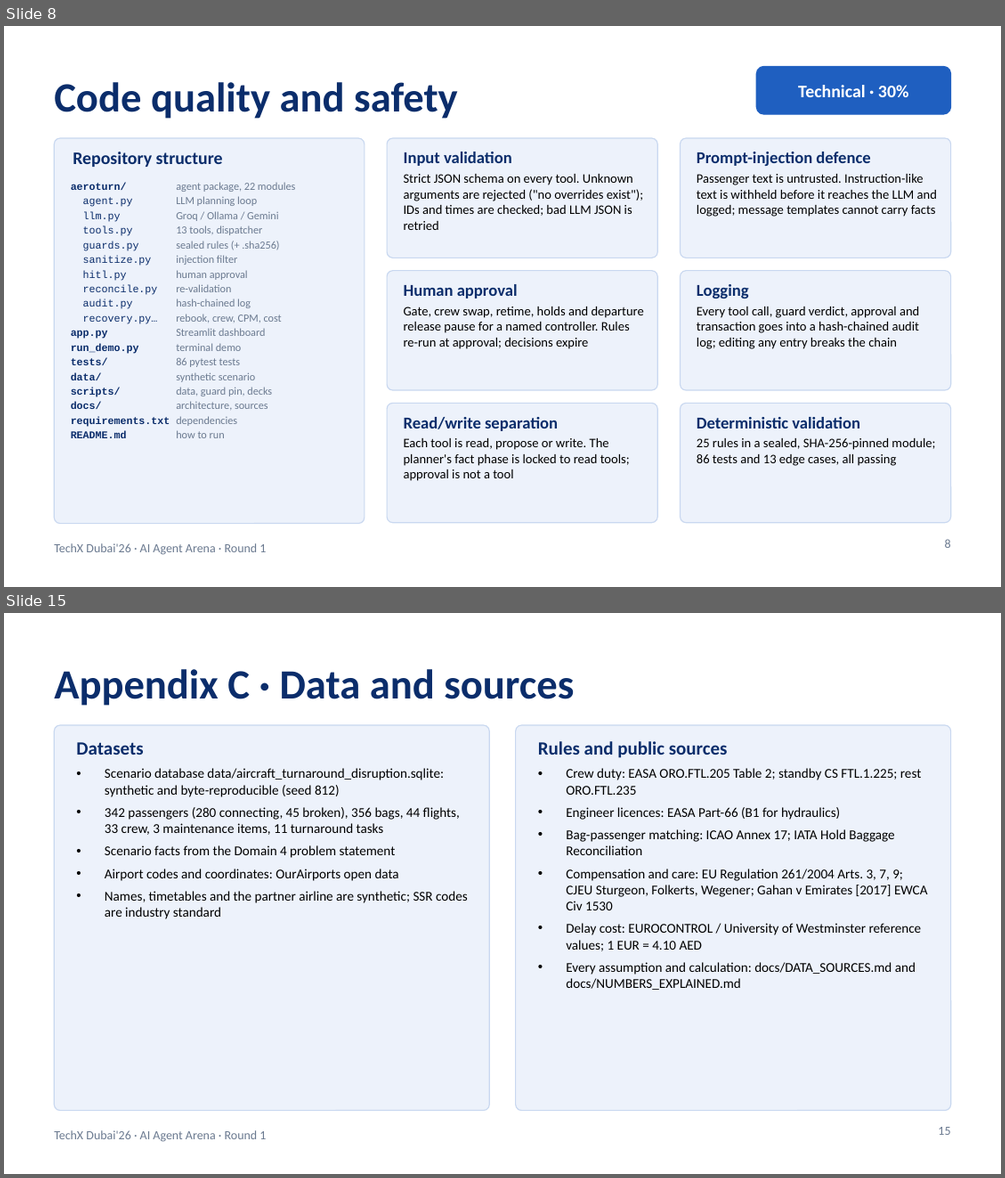
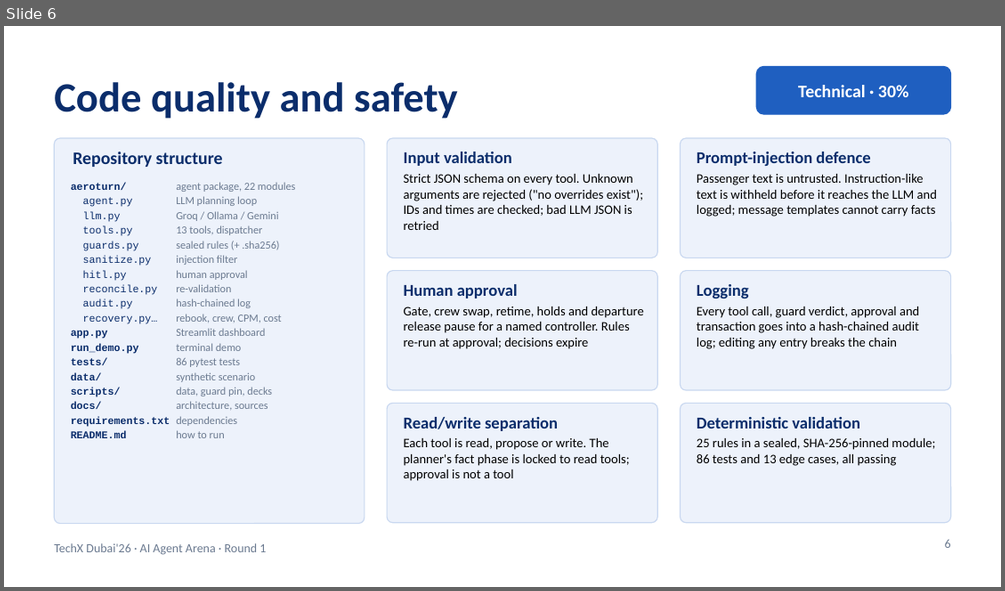
Before and after one commit to RithikhC/EagleX, a slide deck: docs/EagleX_Round1_Submission.pptx. Shown one above the other, each under a label of ours: slides 8 and 15 before the commit, slide 6 after it; the slides between them are not shown. The pictures are 1005x1178 and 1005x591 pixels, drawn with LibreOffice and Linux fonts; fonts in the diff are those of the drawing. Boxes give left, top, right and bottom in pixels: in the first picture for what was removed or moved away, otherwise in the second. Text is boxed around its words. In the diff, an @@ line names an element or a change of style, - is before the commit and + after.

```diff
--- a/docs/EagleX_Round1_Submission.pptx
+++ b/docs/EagleX_Round1_Submission.pptx
@@ slide 15 removed at (x1=4, y1=613, x2=1001, y2=1174), background #FFFFFF; not listed: 1 template element that a slide beside it also shows @@
@@ title removed at (x1=54, y1=669, x2=574, y2=706) @@
-Appendix C · Data and sources
@@ rounded rectangle removed at (x1=54, y1=725, x2=489, y2=1111) @@
@@ text removed at (x1=76, y1=742, x2=468, y2=919) @@
-Datasets
-• Scenario database data/aircraft_turnaround_disruption.sqlite: synthetic and byte-reproducible (seed 812)
-• 342 passengers (280 connecting, 45 broken), 356 bags, 44 flights, 33 crew, 3 maintenance items, 11 turnaround tasks
-• Scenario facts from the Domain 4 problem statement
-• Airport codes and coordinates: OurAirports open data
-• Names, timetables and the partner airline are synthetic; SSR codes are industry standard
@@ rounded rectangle removed at (x1=516, y1=725, x2=951, y2=1111) @@
@@ text removed at (x1=538, y1=741, x2=928, y2=989) @@
-Rules and public sources
-• Crew duty: EASA ORO.FTL.205 Table 2; standby CS FTL.1.225; rest ORO.FTL.235
-• Engineer licences: EASA Part-66 (B1 for hydraulics)
-• Bag-passenger matching: ICAO Annex 17; IATA Hold Baggage Reconciliation
-• Compensation and care: EU Regulation 261/2004 Arts. 3, 7, 9; CJEU Sturgeon, Folkerts, Wegener; Gahan v Emirates [2017] EWCA Civ 1530
-• Delay cost: EUROCONTROL / University of Westminster reference values; 1 EUR = 4.10 AED
-• Every assumption and calculation: docs/DATA_SOURCES.md and docs/NUMBERS_EXPLAINED.md
@@ page number removed at (x1=938, y1=1127, x2=950, y2=1135) @@
-15
@@ what was slide 8 is now slide 6 @@
@@ page number at (x1=945, y1=539, x2=951, y2=548): text changed @@
-8
+6
```
Also in this commit, not shown: 3 slides changed, 1 slide added, 7 other slides removed, 10 other files.
